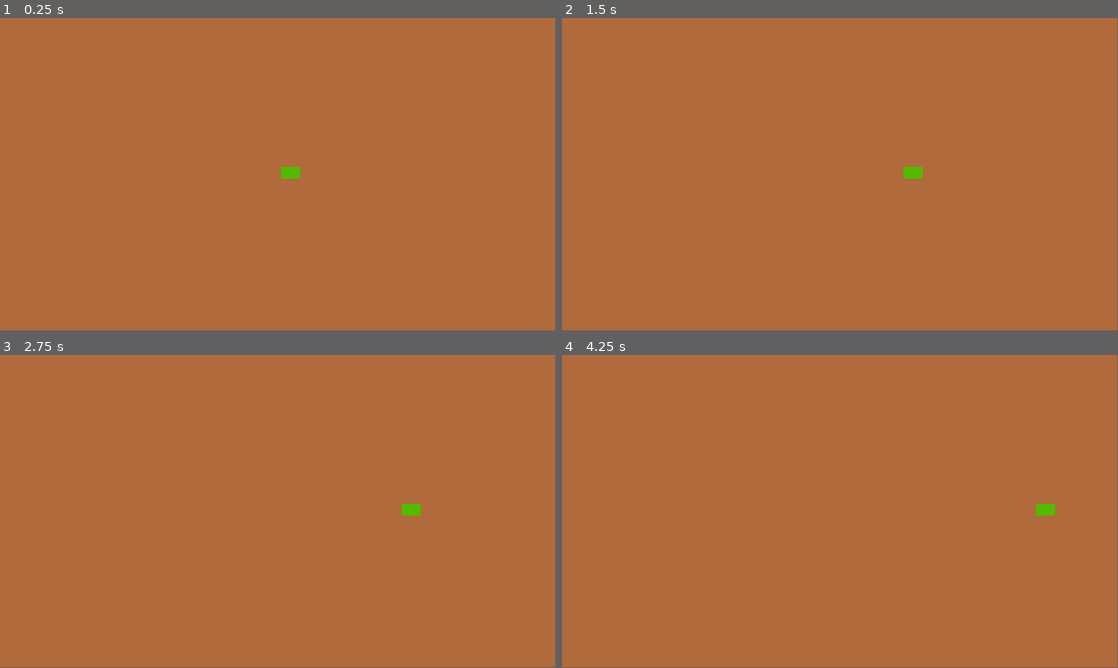
Above: before the commit, frames 1-4 (two rows, left to right).
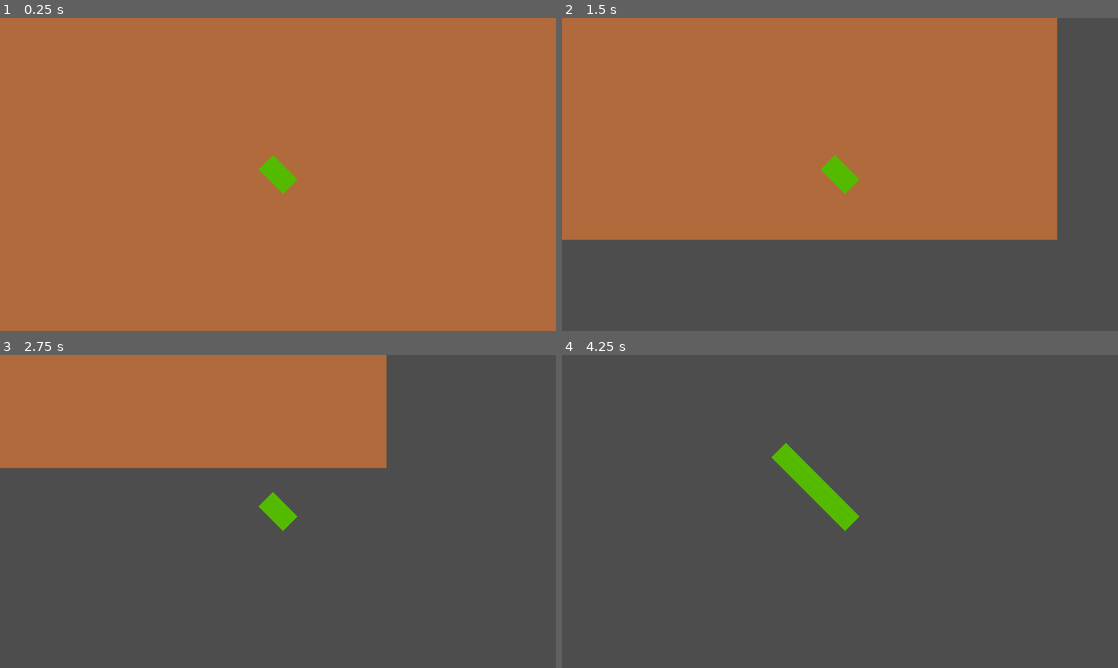
Above: after the commit, the same moments.

Repository: adammr333/root-game
Game: Godot game, scene res://scenes/game.tscn
Two runs of this game, one before a commit and one after it. Both use one fixed random seed, a clock stepped at 60 frames per second and the inputs below.
Inputs:
- Up to frame 1 (0.25 s): no input
- Up to frame 2 (1.5 s): no input
- Up to frame 3 (2.75 s): no input
- Up to frame 4 (4.25 s): no input
In our replay, the window is 799x449 before the commit and 800x450 after it. These sizes can differ from the game's own. Grey fills any space a smaller window leaves; there, only what the larger window draws over its background counts as a difference.

The runs differ from the first frame. In frame 1, 0.4% of the frame differs, in the area x 46-54%, y 43-57%; in frame 2, 37%; in frame 3, 75%; in frame 4, 100%, in the area x 0-100%, y 0-100%.

Commit message:
Added the actual growth of the root as it moves. Need to adjust for different directions and whatnot

Diff:
--- a/project.godot
+++ b/project.godot
@@ -13,4 +13,14 @@
 config/name="Root"
 run/main_scene="uid://cx8r014q04wys"
 config/features=PackedStringArray("4.4", "Forward Plus")
+run/max_fps=60
 config/icon="res://icon.svg"
+
+[display]
+
+window/size/viewport_width=1280
+window/size/viewport_height=720
+window/size/window_width_override=1280
+window/size/window_height_override=720
+window/stretch/mode="viewport"
+window/stretch/scale_mode="integer"
--- a/scenes/game.tscn
+++ b/scenes/game.tscn
@@ -1,13 +1,18 @@
-[gd_scene load_steps=2 format=3 uid="uid://cx8r014q04wys"]
+[gd_scene load_steps=3 format=3 uid="uid://cx8r014q04wys"]
 
 [ext_resource type="PackedScene" uid="uid://c1kit4wd0qp61" path="res://scenes/root_tip.tscn" id="1_uwrxv"]
+[ext_resource type="Script" uid="uid://j2vk0cwalu2x" path="res://scripts/game.gd" id="1_yqjtg"]
 
 [node name="Game" type="Node2D"]
+script = ExtResource("1_yqjtg")
 
-[node name="ColorRect" type="ColorRect" parent="."]
-offset_right = 1160.0
-offset_bottom = 657.0
+[node name="Ground" type="ColorRect" parent="."]
+offset_right = 1280.0
+offset_bottom = 720.0
 color = Color(0.692285, 0.415016, 0.23228, 1)
 
 [node name="RootTip" parent="." instance=ExtResource("1_uwrxv")]
-position = Vector2(578, 321)
+position = Vector2(640, 360)
+
+[node name="RootCamera" type="Camera2D" parent="RootTip"]
+zoom = Vector2(2, 2)
--- /dev/null
+++ b/scenes/new_root_growth.tscn
@@ -0,0 +1,13 @@
+[gd_scene format=3 uid="uid://d2crpwubgjqil"]
+
+[node name="NewRootGrowth" type="Node2D"]
+
+[node name="RootSprite" type="ColorRect" parent="."]
+offset_left = -20.0
+offset_top = -12.0
+offset_right = 20.0
+offset_bottom = 12.0
+color = Color(0.329412, 0.729412, 0, 1)
+
+[node name="GrowPoint" type="Node2D" parent="."]
+position = Vector2(-40, 0)
--- a/scenes/root_tip.tscn
+++ b/scenes/root_tip.tscn
@@ -1,25 +1,20 @@
-[gd_scene load_steps=3 format=3 uid="uid://c1kit4wd0qp61"]
+[gd_scene load_steps=4 format=3 uid="uid://c1kit4wd0qp61"]
 
 [ext_resource type="Script" uid="uid://ddasny46i63jb" path="res://scripts/movement_controller.gd" id="1_buamo"]
+[ext_resource type="Script" uid="uid://dkmyo463pncg5" path="res://scripts/root_tip.gd" id="1_km8nn"]
 
 [sub_resource type="RectangleShape2D" id="RectangleShape2D_d000s"]
 size = Vector2(21, 28)
 
 [node name="RootTip" type="CharacterBody2D"]
+script = ExtResource("1_km8nn")
 
-[node name="ColorRect" type="ColorRect" parent="."]
-anchors_preset = 8
-anchor_left = 0.5
-anchor_top = 0.5
-anchor_right = 0.5
-anchor_bottom = 0.5
+[node name="RootSprite" type="ColorRect" parent="."]
 offset_left = -20.0
 offset_top = -12.0
 offset_right = 20.0
 offset_bottom = 12.0
-grow_horizontal = 2
-grow_vertical = 2
-color = Color(0.328888, 0.73134, 7.70092e-07, 1)
+color = Color(0.329412, 0.729412, 0, 1)
 
 [node name="CollisionShape2D" type="CollisionShape2D" parent="."]
 position = Vector2(10.5, 0)
@@ -27,3 +22,6 @@
 
 [node name="MovementController" type="Node" parent="."]
 script = ExtResource("1_buamo")
+
+[node name="GrowPoint" type="Node2D" parent="."]
+position = Vector2(-40, 0)
--- /dev/null
+++ b/scripts/game.gd
@@ -0,0 +1,25 @@
+extends Node2D
+
+@onready var ground: Node = $Ground
+@onready var rootTip: Node = $RootTip
+@onready var camera: Node = $RootTip/RootCamera
+
+var windowWidth: float = DisplayServer.window_get_size().x
+var windowHeight: float = DisplayServer.window_get_size().y
+
+
+func _ready() -> void:
+	#get_window().size = Vector2(640, 360)
+	ground.size = Vector2(windowWidth, windowHeight)
+	print(ground.size)
+	rootTip.global_position = Vector2(windowWidth / 2, windowHeight / 2)
+	#camera.limit_left = windowWidth - windowWidth
+	#camera.limit_right = windowWidth
+	#camera.limit_top = windowHeight - windowHeight
+	#camera.limit_bottom = windowHeight
+	pass
+
+
+func _process(delta: float) -> void:
+	#get_window().size = Vector2(640, 360)
+	pass
--- a/scripts/movement_controller.gd
+++ b/scripts/movement_controller.gd
@@ -2,10 +2,16 @@
 
 @onready var rootTip: Node = $".."
 
+var windowWidth: float = DisplayServer.window_get_size().x
+var windowHeight: float = DisplayServer.window_get_size().y
 
 func _ready() -> void:
-	rootTip.velocity = Vector2(100, 0)
+	#rootTip.velocity = Vector2(windowWidth / 10, 0)
+	rootTip.velocity = Vector2(100, 100)
+	rootTip.rotation_degrees = 45
+	pass
 
 
 func _physics_process(delta: float) -> void:
 	rootTip.move_and_slide()
+	pass
--- /dev/null
+++ b/scripts/root_tip.gd
@@ -0,0 +1,31 @@
+extends CharacterBody2D
+
+@onready var rootTipLength: int = $RootSprite.size.x
+@onready var growPoint: Node = $GrowPoint
+
+var lastPosition: Vector2
+var totalChange: Vector2 = Vector2(0.0, 0.0)
+var rootSpriteGrowth: Resource = load("res://scenes/new_root_growth.tscn")
+
+
+func _ready() -> void:
+	lastPosition = position
+	pass
+
+
+func _process(delta: float) -> void:
+	var currentPosition: Vector2 = position
+	var deltaPosition: Vector2 = currentPosition - lastPosition
+	#print("Change in position: " + str(deltaPosition))
+	lastPosition = currentPosition
+	totalChange += deltaPosition
+	#print("Total change: " + str(totalChange))
+	if totalChange.x + totalChange.y > 200:
+		print("The Root Grows.")
+		totalChange = Vector2(0.0, 0.0)
+		var newRootGrowth = rootSpriteGrowth.instantiate()
+		add_child(newRootGrowth)
+		var newRootGrowthIndex: int = get_child_count() - 1
+		get_child(newRootGrowthIndex).global_position = growPoint.global_position
+		growPoint.global_position = get_child(newRootGrowthIndex).get_node("GrowPoint").global_position
+	pass
Not shown, added: scripts/game.gd.uid
Not shown, added: scripts/root_tip.gd.uid
